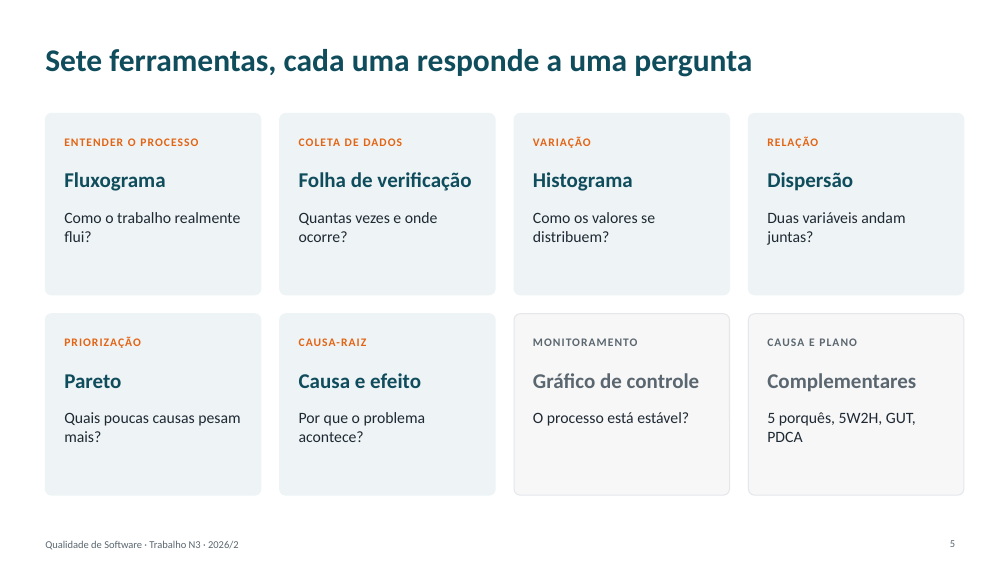
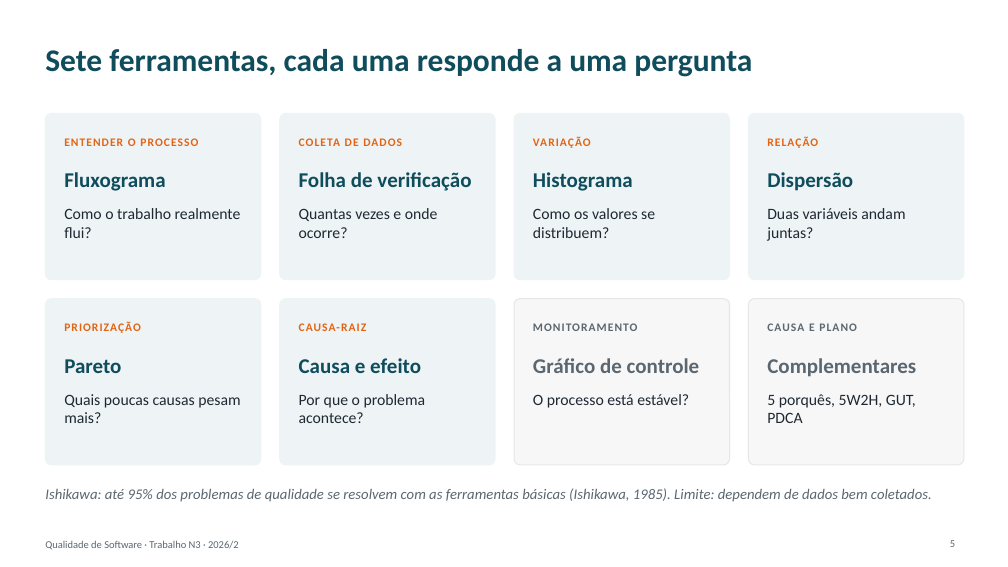
Before and after one commit to geison-melo/software-engineering, a slide deck: slide 5 of 5-semestre/qualidade-de-software/Trabalho N3/Apresentacao - Ferramentas da Qualidade.pptx. Drawn at 1008x567 pixels with LibreOffice and Linux fonts; fonts in the diff are those of the drawing. Boxes give left, top, right and bottom in pixels: in the first picture for what was removed or moved away, otherwise in the second. Text is boxed around its words. In the diff, an @@ line names an element or a change of style, - is before the commit and + after.

Commit message:
docs: completa requisitos do N3 (bibliografia do plano citada, exemplo e crítica na seção de ferramentas) e adota o nome Relatório N3

```diff
--- a/5-semestre/qualidade-de-software/Trabalho N3/Apresentacao - Ferramentas da Qualidade.pptx
+++ b/5-semestre/qualidade-de-software/Trabalho N3/Apresentacao - Ferramentas da Qualidade.pptx
@@ rounded rectangle: place and size @@
-rounded rectangle at bbox=[45, 113, 261, 295]
+rounded rectangle at bbox=[45, 113, 261, 280]
@@ rounded rectangle: place and size @@
-rounded rectangle at bbox=[280, 113, 495, 295]
+rounded rectangle at bbox=[280, 113, 495, 280]
@@ rounded rectangle: place and size @@
-rounded rectangle at bbox=[514, 113, 730, 295]
+rounded rectangle at bbox=[514, 113, 730, 280]
@@ rounded rectangle: place and size @@
-rounded rectangle at bbox=[749, 113, 964, 295]
+rounded rectangle at bbox=[749, 113, 964, 280]
@@ text "Como o trabalho realmente flui?": place and size @@
-text "Como o trabalho realmente flui?" at bbox=[64, 212, 241, 242]
+text "Como o trabalho realmente flui?" at bbox=[64, 208, 241, 238]
@@ text "Quantas vezes e onde ocorre?": place and size @@
-text "Quantas vezes e onde ocorre?" at bbox=[299, 212, 438, 242]
+text "Quantas vezes e onde ocorre?" at bbox=[299, 208, 438, 238]
@@ text "Como os valores se distribuem?": place and size @@
-text "Como os valores se distribuem?" at bbox=[533, 212, 655, 242]
+text "Como os valores se distribuem?" at bbox=[533, 208, 655, 238]
@@ text "Duas variáveis andam juntas?": place and size @@
-text "Duas variáveis andam juntas?" at bbox=[767, 212, 905, 245]
+text "Duas variáveis andam juntas?" at bbox=[767, 208, 905, 241]
@@ rounded rectangle: place and size @@
-rounded rectangle at bbox=[45, 314, 261, 495]
+rounded rectangle at bbox=[45, 299, 261, 465]
@@ rounded rectangle: place and size @@
-rounded rectangle at bbox=[280, 314, 495, 495]
+rounded rectangle at bbox=[280, 299, 495, 465]
@@ rounded rectangle: place and size @@
-rounded rectangle at bbox=[514, 314, 730, 495]
+rounded rectangle at bbox=[514, 299, 730, 465]
@@ proportions changed in 8 elements at bbox=[45, 113, 261, 280], bbox=[280, 113, 495, 280], bbox=[514, 113, 730, 280], bbox=[749, 113, 964, 280], bbox=[45, 299, 261, 465], bbox=[280, 299, 495, 465], bbox=[514, 299, 730, 465], bbox=[749, 299, 964, 465] @@
@@ rounded rectangle: place and size @@
-rounded rectangle at bbox=[749, 314, 964, 495]
+rounded rectangle at bbox=[749, 299, 964, 465]
@@ 8 texts: place and size @@
-8 texts at bbox=[64, 337, 916, 392]
+8 texts at bbox=[64, 322, 916, 377]
@@ text "Quais poucas causas pesam mais?": place and size @@
-text "Quais poucas causas pesam mais?" at bbox=[64, 412, 240, 442]
+text "Quais poucas causas pesam mais?" at bbox=[64, 394, 240, 423]
@@ text "Por que o problema acontece?": place and size @@
-text "Por que o problema acontece?" at bbox=[299, 412, 426, 442]
+text "Por que o problema acontece?" at bbox=[299, 394, 426, 423]
@@ text "O processo está estável?": place and size @@
-text "O processo está estável?" at bbox=[533, 412, 689, 426]
+text "O processo está estável?" at bbox=[533, 394, 689, 408]
@@ text "5 porquês, 5W2H, GUT, PDCA": place and size @@
-text "5 porquês, 5W2H, GUT, PDCA" at bbox=[767, 412, 916, 442]
+text "5 porquês, 5W2H, GUT, PDCA" at bbox=[767, 394, 916, 423]
@@ text added at bbox=[45, 488, 932, 502], 14 pt, text #5B6770, italic @@
+Ishikawa: até 95% dos problemas de qualidade se resolvem com as ferramentas básicas (Ishikawa, 1985). Limite: dependem de dados bem coletados.
```
Also in this commit, not shown: 1 other slide changed, 7 other files.
